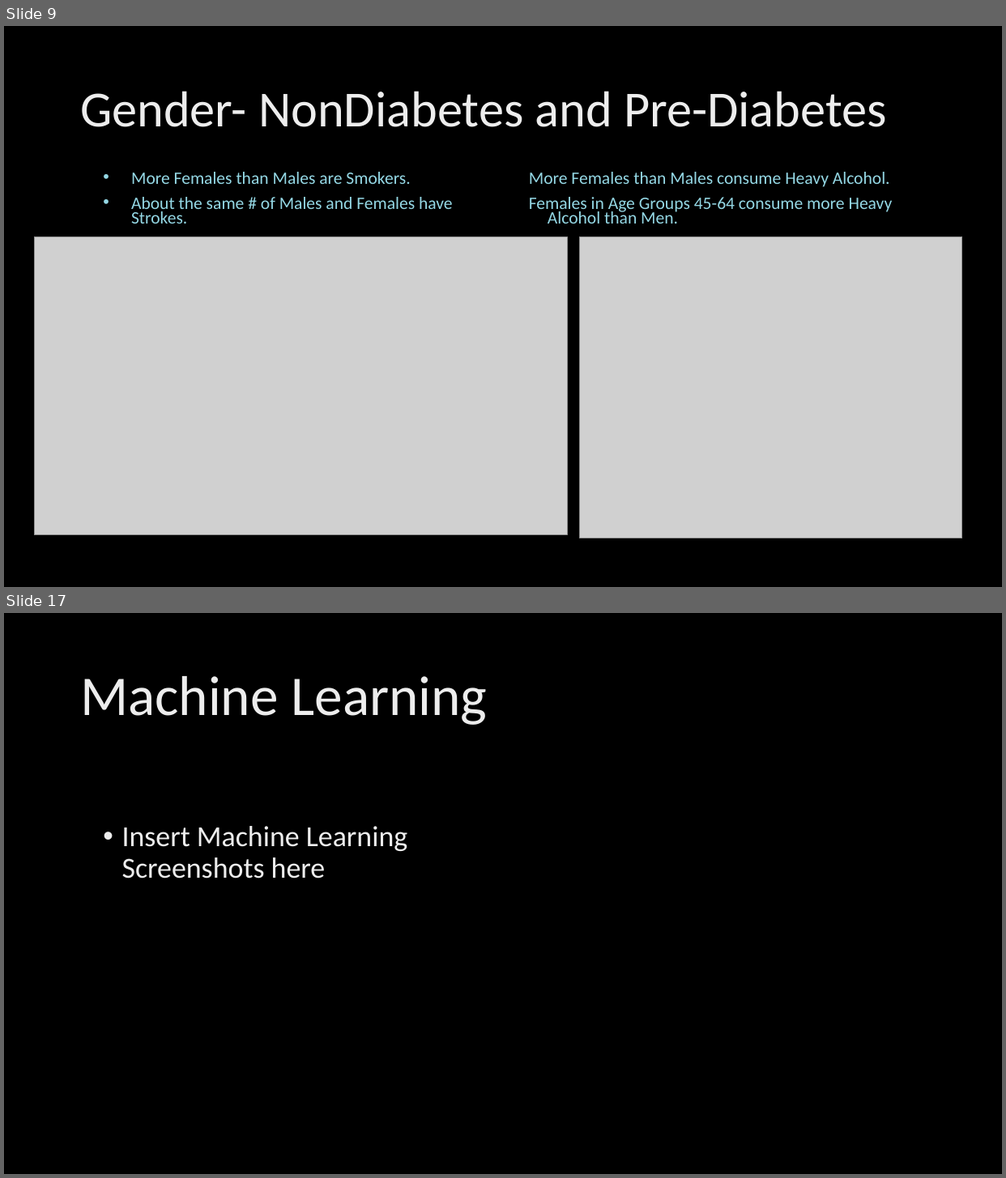
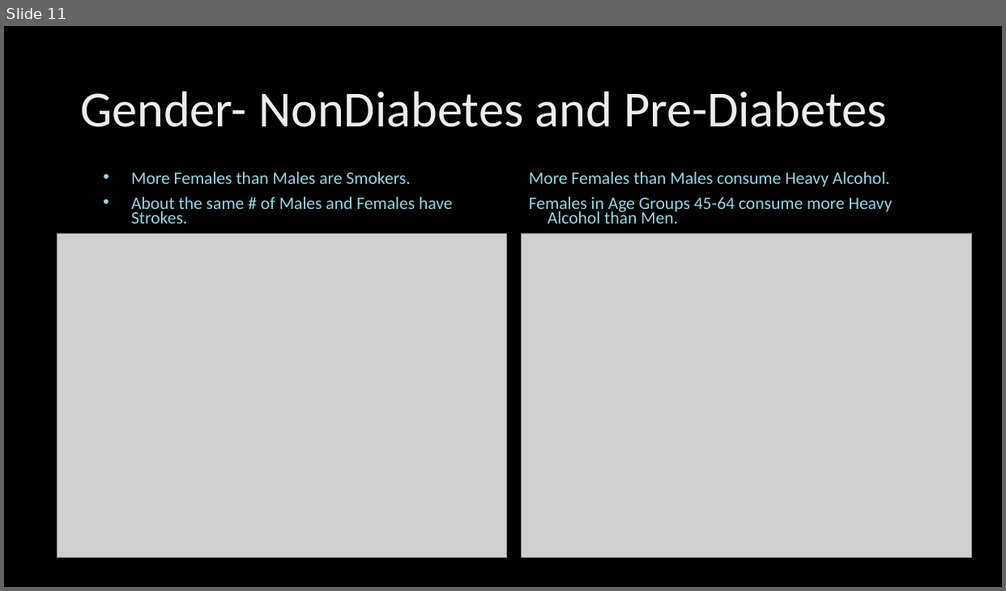
Before and after one commit to Rosedragon87/Capstone_Project_2021, a slide deck: Data_Science_Capstone_2021.pptx. Shown one above the other, each under a label of ours: slides 9 and 17 before the commit, slide 11 after it; the slides between them are not shown. The pictures are 1006x1178 and 1006x591 pixels, drawn with LibreOffice and Linux fonts; fonts in the diff are those of the drawing; grey boxes stand for pictures; background and template pictures are left out. Boxes give left, top, right and bottom in pixels: in the first picture for what was removed or moved away, otherwise in the second. Text is boxed around its words. In the diff, an @@ line names an element or a change of style, - is before the commit and + after.

```diff
--- a/Data_Science_Capstone_2021.pptx
+++ b/Data_Science_Capstone_2021.pptx
@@ slide 17 removed at bbox=[4, 613, 1002, 1174], background picture (left out) @@
@@ title removed at bbox=[80, 676, 487, 725] @@
-Machine Learning
@@ text removed at bbox=[122, 826, 407, 879] @@
-• Insert Machine Learning Screenshots here
@@ what was slide 9 is now slide 11 @@
@@ slide 11 changed as well @@
@@ picture: place and size @@
-picture at bbox=[34, 237, 567, 535]
+picture at bbox=[57, 233, 507, 558]
@@ picture: place and size @@
-picture at bbox=[580, 237, 963, 539]
+picture at bbox=[522, 233, 972, 558]
```
Also in this commit, not shown: 4 other slides changed, 9 slides added, 11 other slides removed.
